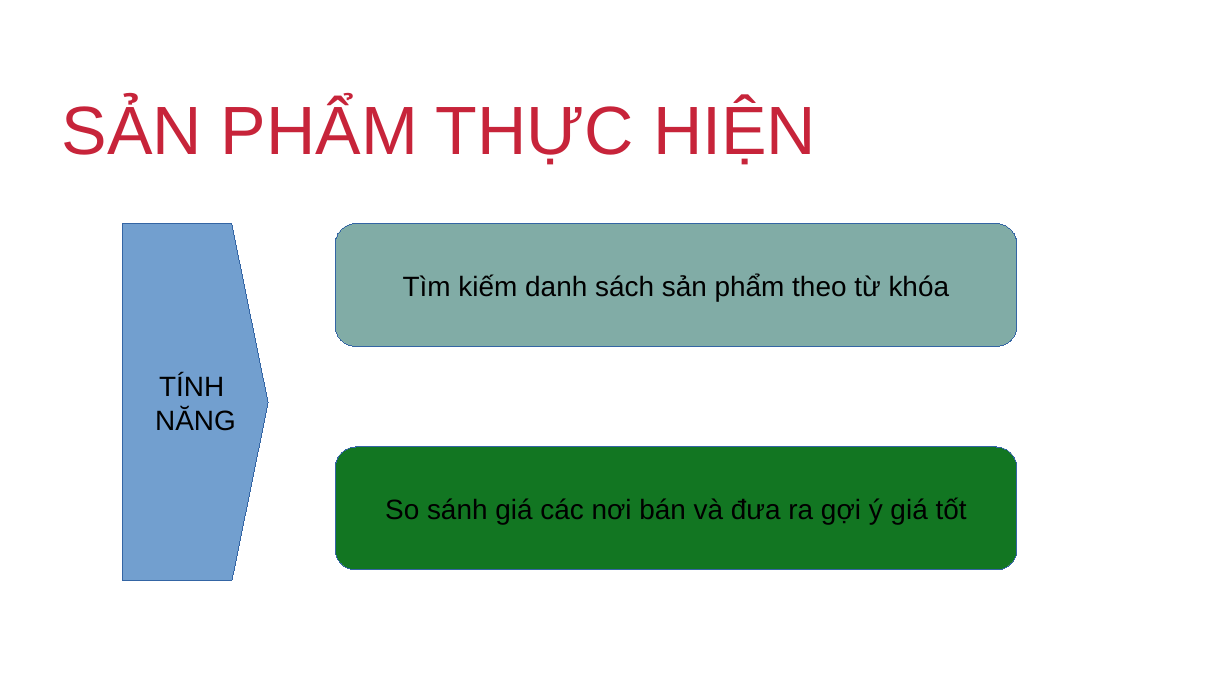
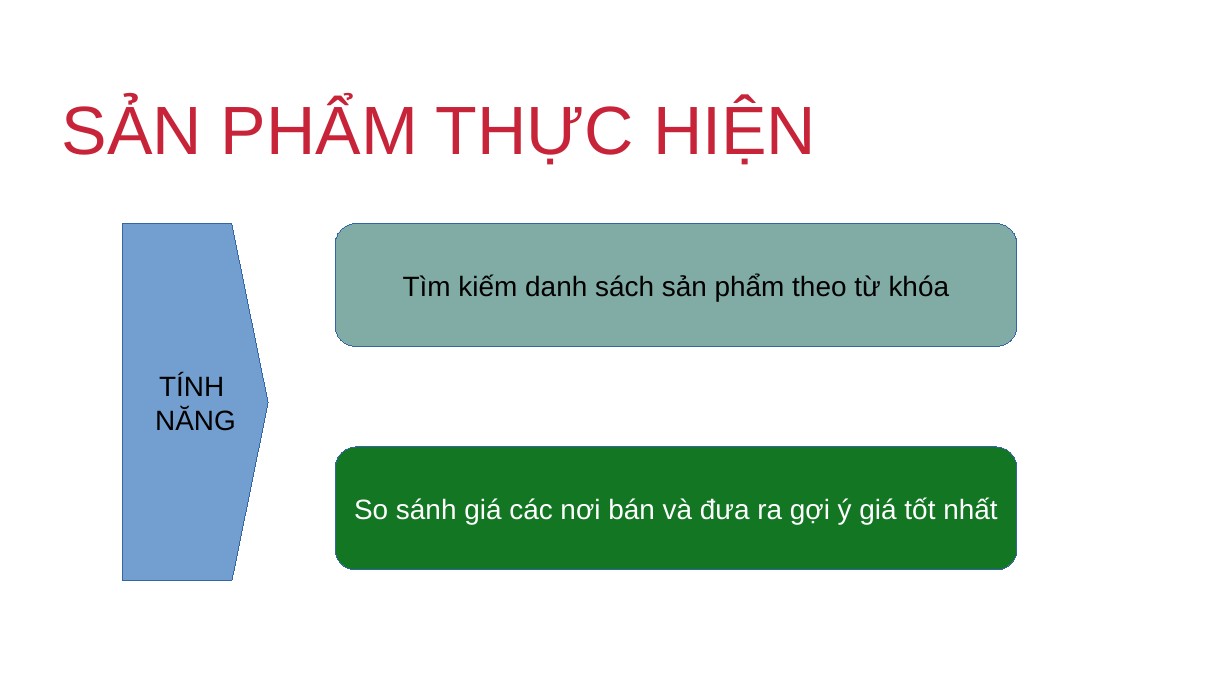
Before and after one commit to MaoBui2907/sosanh.ga, a slide deck: slide 7 of Plan/Report.pptx. Drawn at 1232x693 pixels with LibreOffice and Linux fonts; fonts in the diff are those of the drawing; background and template pictures are left out. Boxes give left, top, right and bottom in pixels: in the first picture for what was removed or moved away, otherwise in the second. Text is boxed around its words. In the diff, an @@ line names an element or a change of style, - is before the commit and + after.

```diff
--- a/Plan/Report.pptx
+++ b/Plan/Report.pptx
@@ text in rounded rectangle at (x1=354, y1=497, x2=997, y2=524): text changed; text colour #000000 to #FFFFFF @@
-So sánh giá các nơi bán và đưa ra gợi ý giá tốt
+So sánh giá các nơi bán và đưa ra gợi ý giá tốt nhất
```
Also in this commit, not shown: 11 other slides changed.
